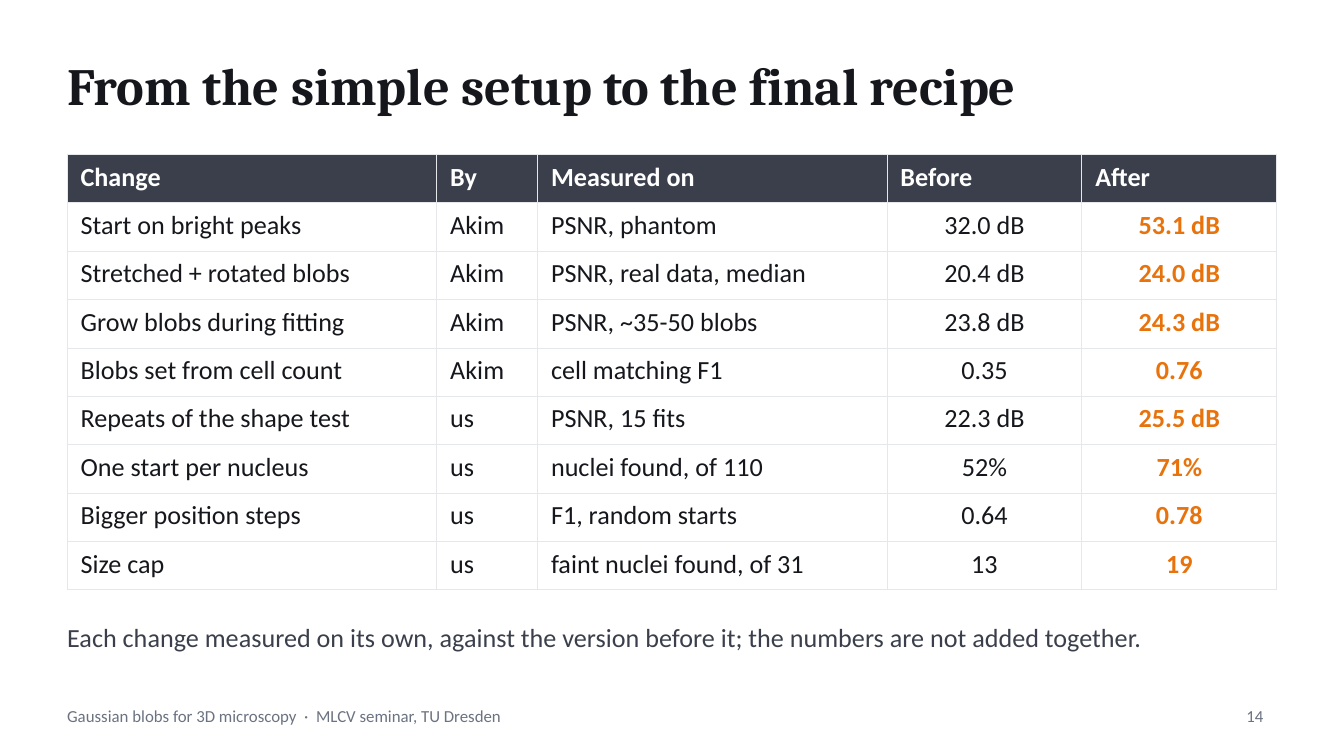
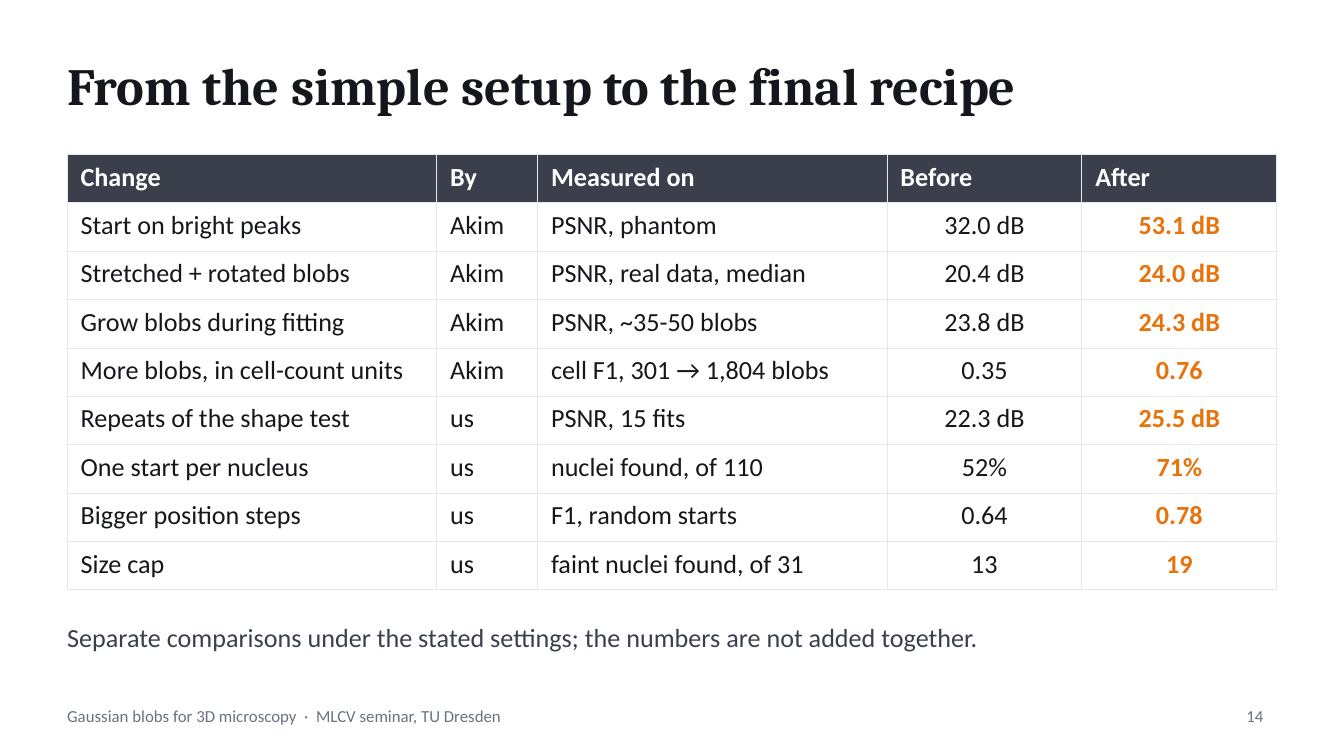
Before and after one commit to asadrizvi64/DeepLearning-Seminar-TeamProject, a slide deck: slide 14 of Gaussian_Blobs_Microscopy_v3.pptx. Drawn at 1344x756 pixels with LibreOffice and Linux fonts; fonts in the diff are those of the drawing. Boxes give left, top, right and bottom in pixels: in the first picture for what was removed or moved away, otherwise in the second. Text is boxed around its words. In the diff, an @@ line names an element or a change of style, - is before the commit and + after.

```diff
--- a/Gaussian_Blobs_Microscopy_v3.pptx
+++ b/Gaussian_Blobs_Microscopy_v3.pptx
@@ table at (67, 155, 1277, 582) @@
-row 5, column 1: Blobs set from cell count
+row 5, column 1: More blobs, in cell-count units
-row 5, column 3: cell matching F1
+row 5, column 3: cell F1, 301 → 1,804 blobs
@@ text at (67, 629, 977, 652): text changed @@
-Each change measured on its own, against the version before it; the numbers are not added together.
+Separate comparisons under the stated settings; the numbers are not added together.
```
Also in this commit, not shown: 3 other slides changed, 8 other files.
